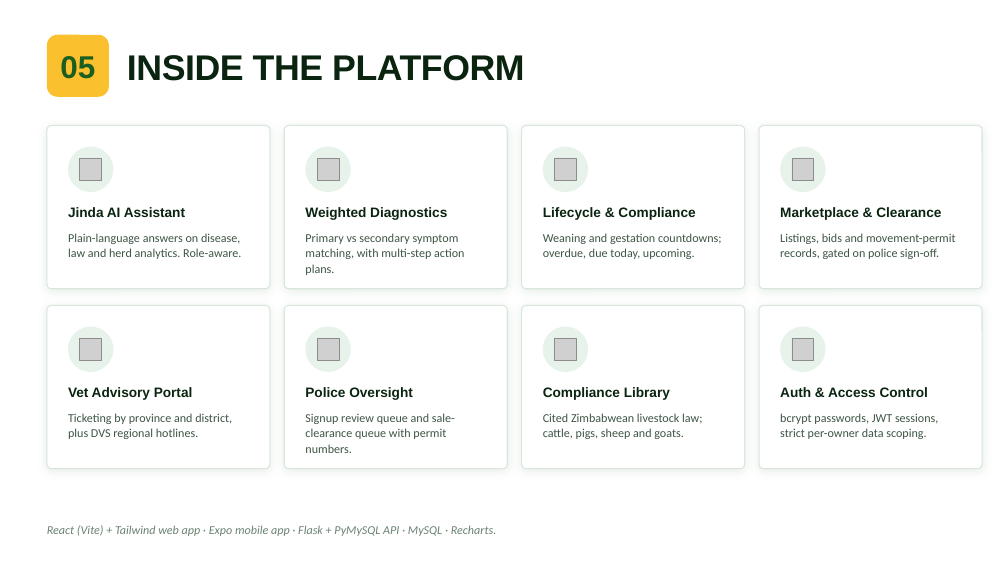
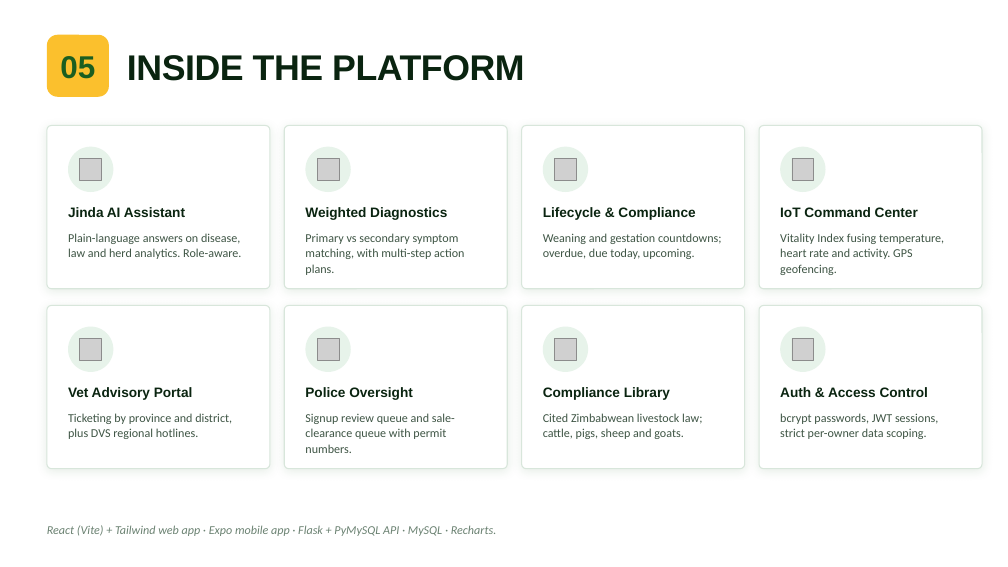
Before and after one commit to teamgriwd-del/PFUMA, a slide deck: slide 6 of PFUMA_ZAS2026_Deck.pptx. Drawn at 1008x567 pixels with LibreOffice and Linux fonts; fonts in the diff are those of the drawing; grey boxes stand for pictures; background and template pictures are left out. Boxes give left, top, right and bottom in pixels: in the first picture for what was removed or moved away, otherwise in the second. Text is boxed around its words. In the diff, an @@ line names an element or a change of style, - is before the commit and + after.

```diff
--- a/PFUMA_ZAS2026_Deck.pptx
+++ b/PFUMA_ZAS2026_Deck.pptx
@@ text at [780, 207, 918, 217]: text changed @@
-Marketplace & Clearance
+IoT Command Center
@@ text at [780, 233, 944, 275]: text changed @@
-Listings, bids and movement-permit records, gated on police sign-off.
+Vitality Index fusing temperature, heart rate and activity. GPS geofencing.
```
Also in this commit, not shown: 8 other slides changed, 1 slide added, 5 other files.
